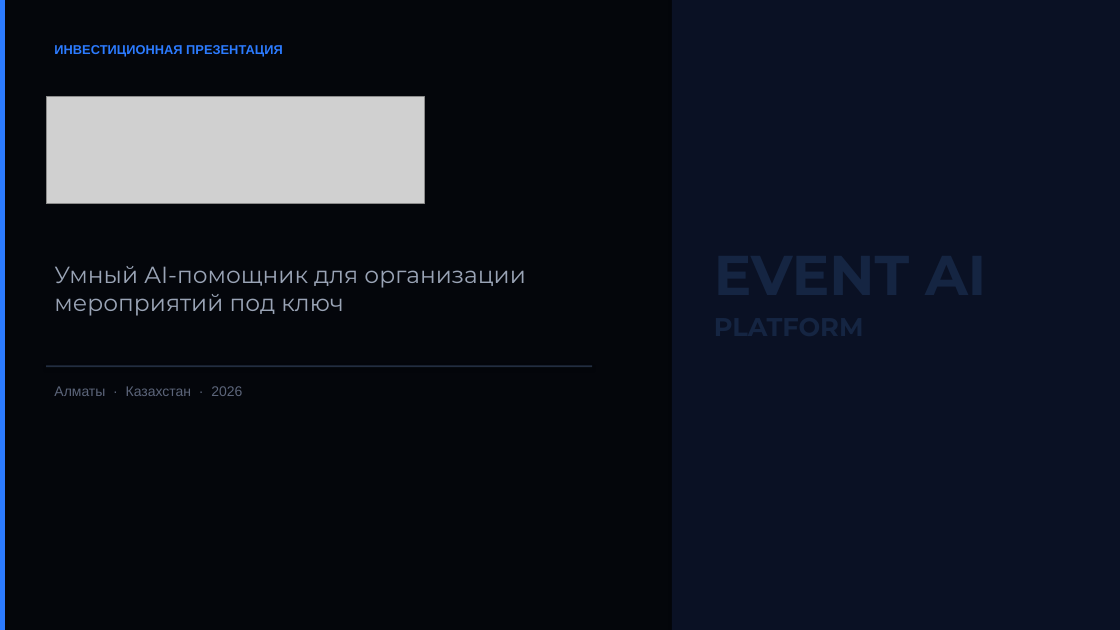
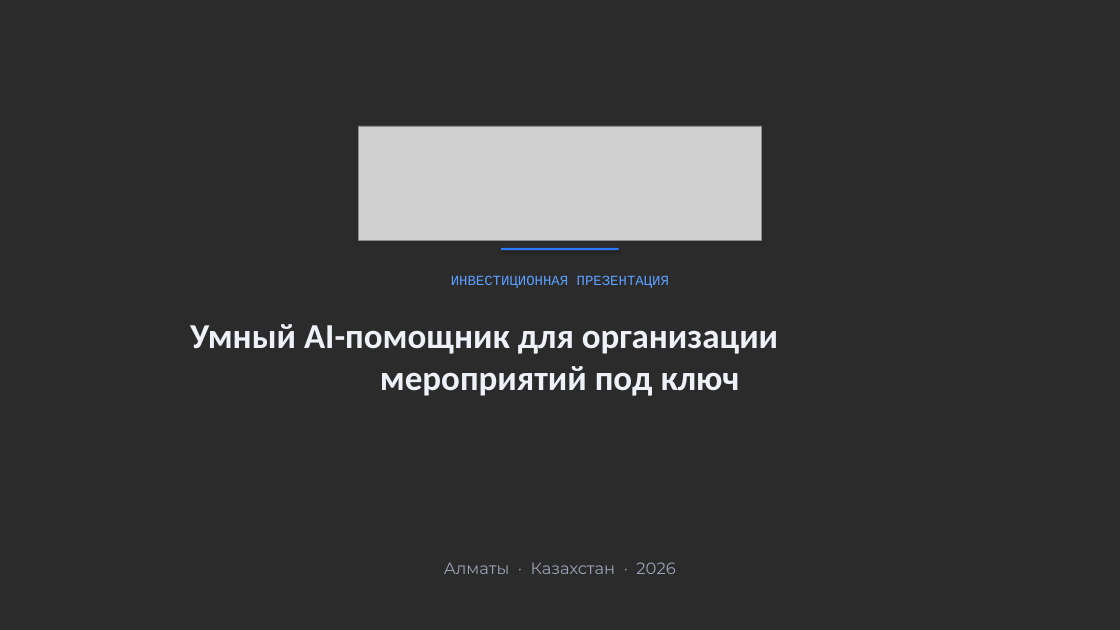
Before and after one commit to Deadline-Corp/event-ai-demo, a slide deck: slide 1 of presentation/EVENT-AI-Investor-RU.pptx. Drawn at 1120x630 pixels with LibreOffice and Linux fonts; fonts in the diff are those of the drawing; grey boxes stand for pictures; background and template pictures are left out; a plain dark background stands for a picture behind light text. Boxes give left, top, right and bottom in pixels: in the first picture for what was removed or moved away, otherwise in the second. Text is boxed around its words. In the diff, an @@ line names an element or a change of style, - is before the commit and + after.

```diff
--- a/presentation/EVENT-AI-Investor-RU.pptx
+++ b/presentation/EVENT-AI-Investor-RU.pptx
@@ background #FFFFFF to picture (left out) @@
@@ rectangle removed at (x1=0, y1=0, x2=1120, y2=630) @@
@@ rectangle removed at (x1=672, y1=0, x2=1120, y2=630) @@
@@ picture resized from (x1=46, y1=97, x2=424, y2=203) to (x1=359, y1=126, x2=762, y2=240) @@
@@ text "ИНВЕСТИЦИОННАЯ ПРЕЗЕНТАЦИЯ" moved from (x1=54, y1=45, x2=283, y2=57) to (x1=451, y1=275, x2=669, y2=288) @@
@@ text "ИНВЕСТИЦИОННАЯ ПРЕЗЕНТАЦИЯ" at (x1=451, y1=275, x2=669, y2=288): size 11 to 12 pt, font Arial to Courier New, text colour #2C7BFF to #5AA0FF, bold off; alignment left to centre @@
@@ rectangle resized from (x1=0, y1=0, x2=5, y2=630) to (x1=502, y1=248, x2=619, y2=250) @@
@@ text "Умный AI-помощник для организации мероприятий ..." moved from (x1=54, y1=266, x2=525, y2=316) to (x1=190, y1=324, x2=778, y2=396) @@
@@ text "Умный AI-помощник для организации мероприятий ..." at (x1=190, y1=324, x2=778, y2=396): size 20 to 30 pt, font Montserrat to Calibri, text colour #9AA4B6 to #EEF1F8, bold on; alignment left to centre @@
@@ rectangle removed at (x1=46, y1=365, x2=592, y2=367) @@
@@ text "Алматы · Казахстан · 2026" moved from (x1=54, y1=386, x2=242, y2=396) to (x1=444, y1=562, x2=675, y2=574) @@
@@ text "Алматы · Казахстан · 2026" at (x1=444, y1=562, x2=675, y2=574): size 12 to 14 pt, font Arial to Montserrat, text colour #5C657A to #9AA4B6; alignment left to centre @@
```
Also in this commit, not shown: 5 other slides changed, 16 other files.
